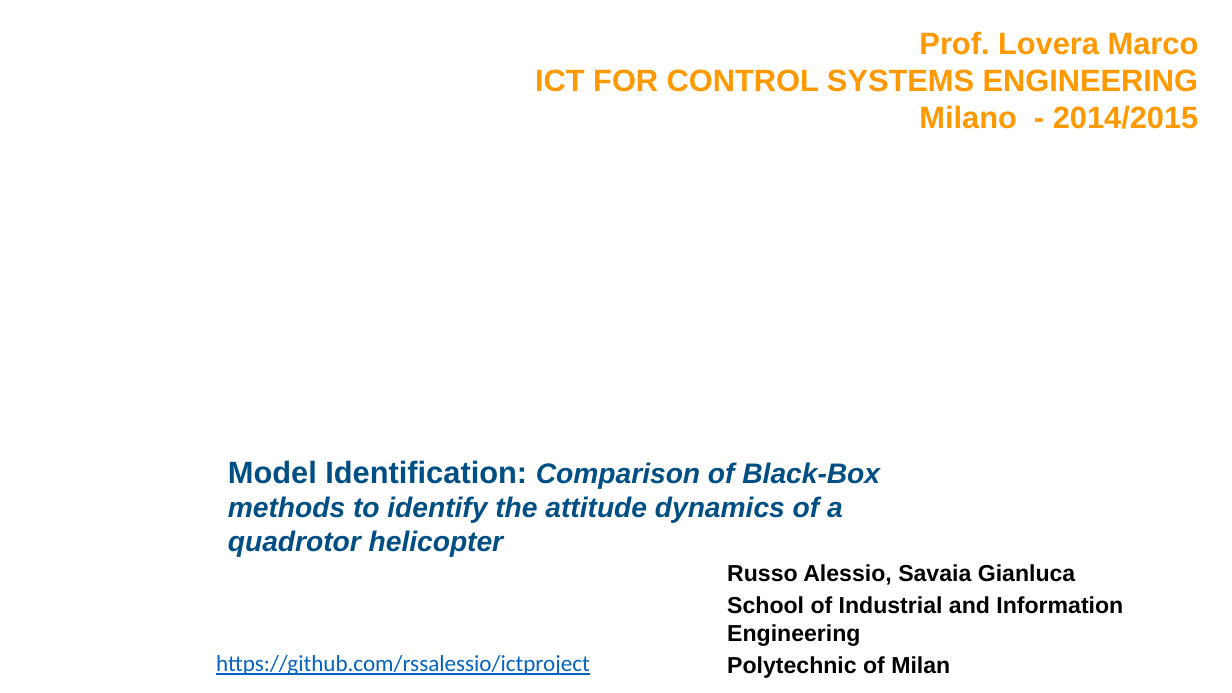
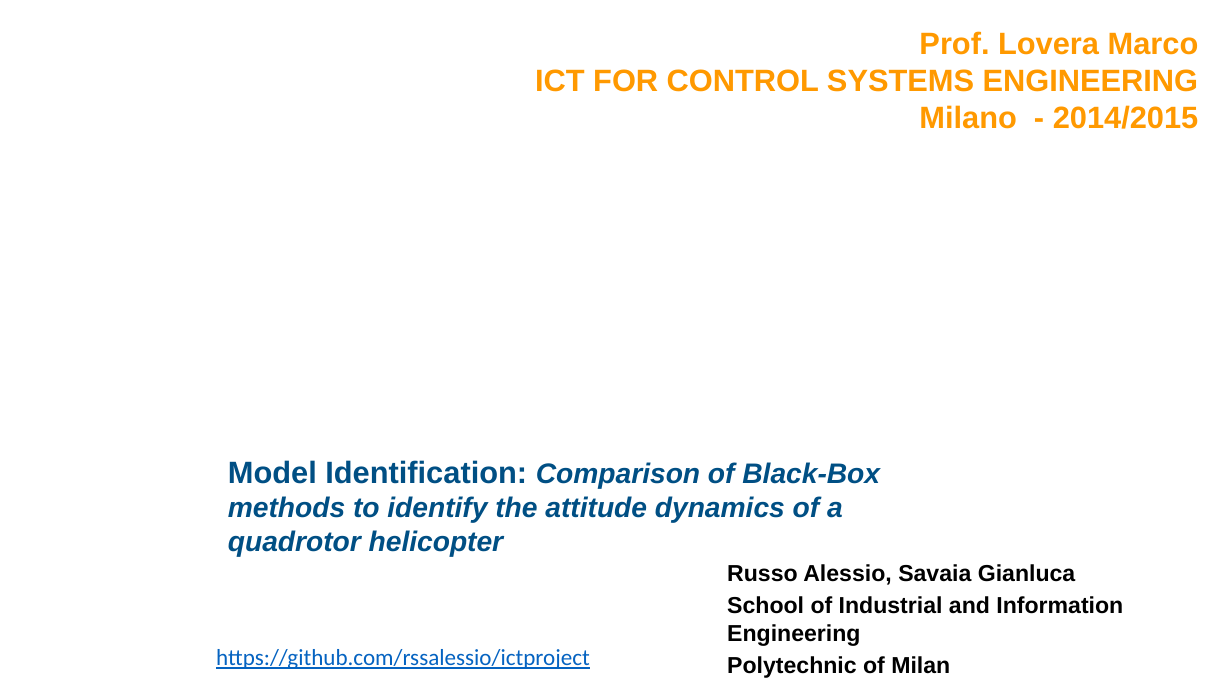
Before and after one commit to rssalessio/BlackBox-Quadrotor-Identification, a slide deck: slide 1 of report/Report.pptx. Drawn at 1232x693 pixels with LibreOffice and Linux fonts; fonts in the diff are those of the drawing; background and template pictures are left out. Boxes give left, top, right and bottom in pixels: in the first picture for what was removed or moved away, otherwise in the second. Text is boxed around its words. In the diff, an @@ line names an element or a change of style, - is before the commit and + after.

```diff
--- a/report/Report.pptx
+++ b/report/Report.pptx
@@ text "https://github.com/rssalessio/ictproject": place and size @@
-text "https://github.com/rssalessio/ictproject" at box(216, 655, 590, 675)
+text "https://github.com/rssalessio/ictproject" at box(216, 649, 590, 669)
```
Also in this commit, not shown: 3 other slides changed, 11 slides added, 14 other files.
